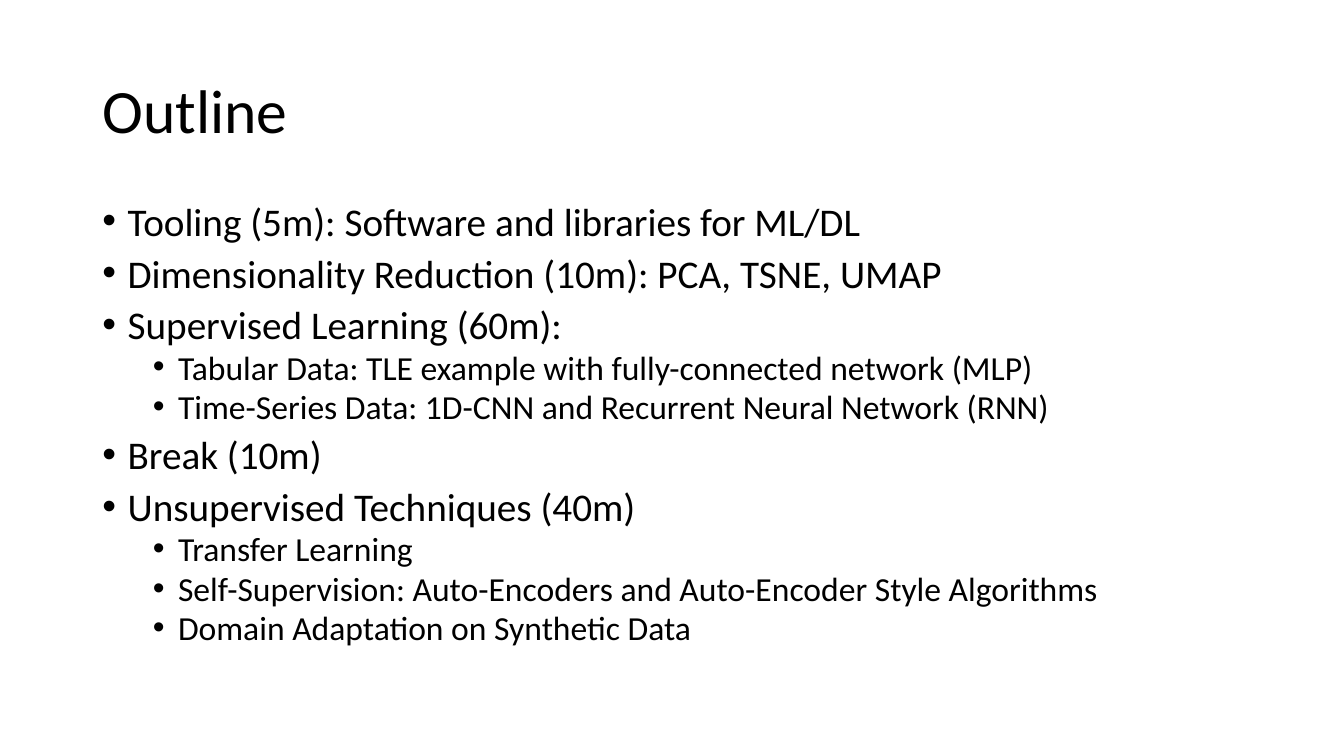
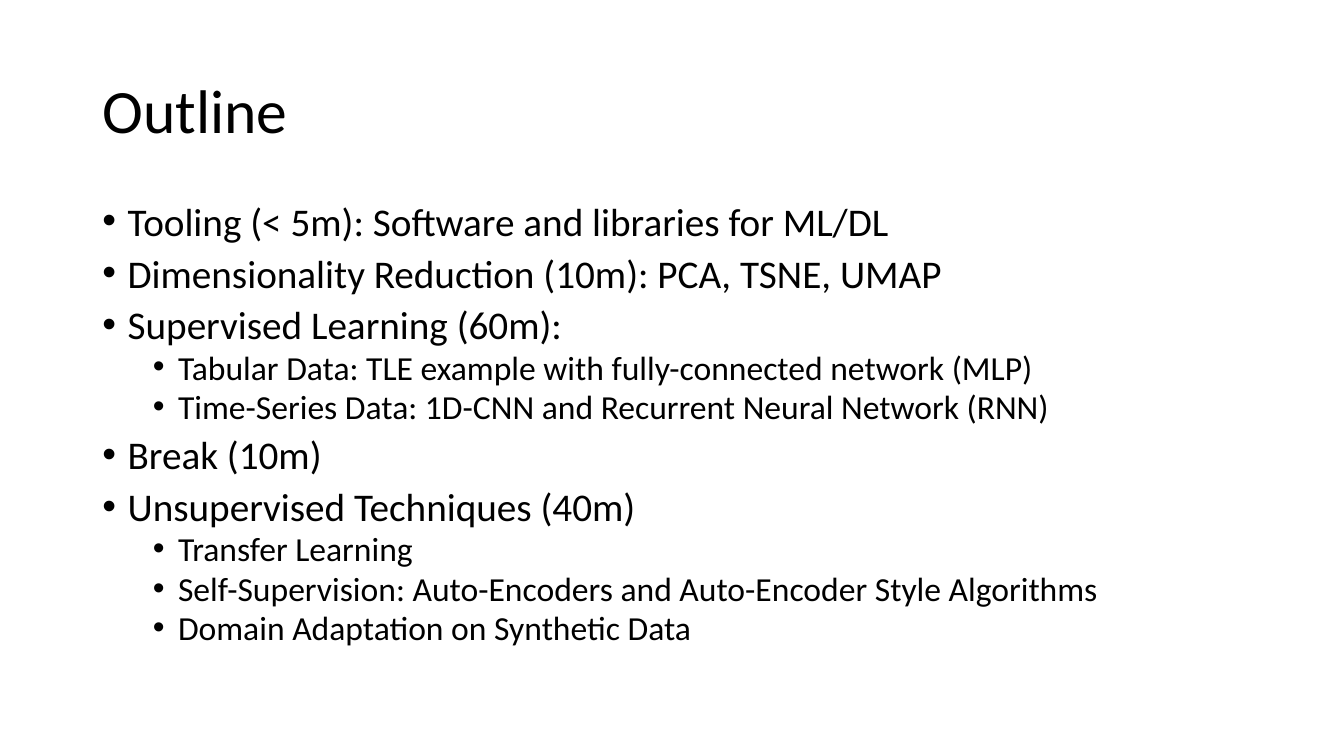
Before and after one commit to PJ7668/ml-for-ssa, a slide deck: slide 2 of ML4SSA.pptx. Drawn at 1344x756 pixels with LibreOffice and Linux fonts; fonts in the diff are those of the drawing. Boxes give left, top, right and bottom in pixels: in the first picture for what was removed or moved away, otherwise in the second. Text is boxed around its words. In the diff, an @@ line names an element or a change of style, - is before the commit and + after.

```diff
--- a/ML4SSA.pptx
+++ b/ML4SSA.pptx
@@ text at [128, 207, 889, 243]: text changed @@
-• Tooling (5m): Software and libraries for ML/DL
+• Tooling (< 5m): Software and libraries for ML/DL
```
Also in this commit, not shown: 4 other slides changed, 2 slides added, 2 other files.
